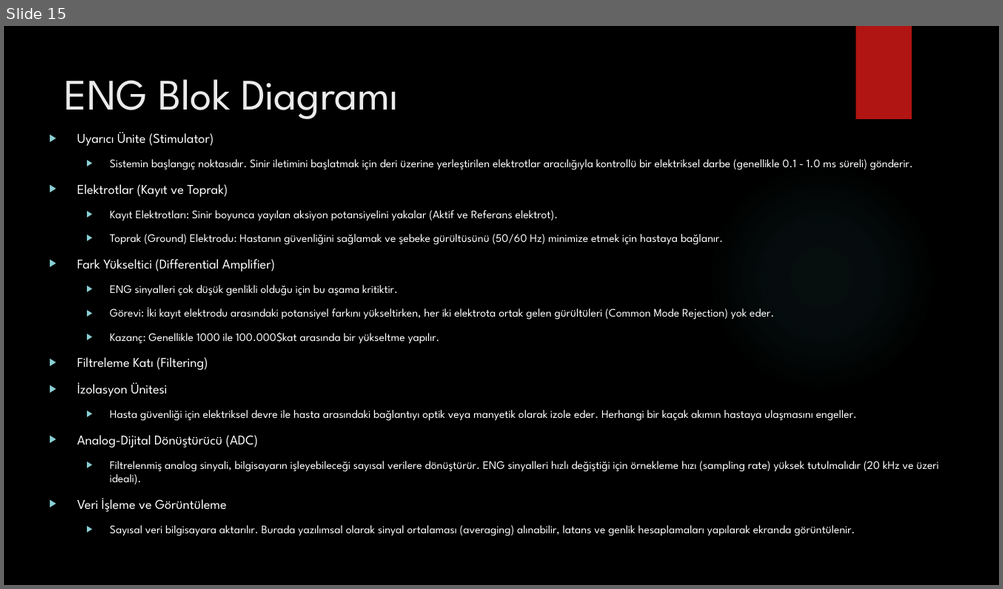
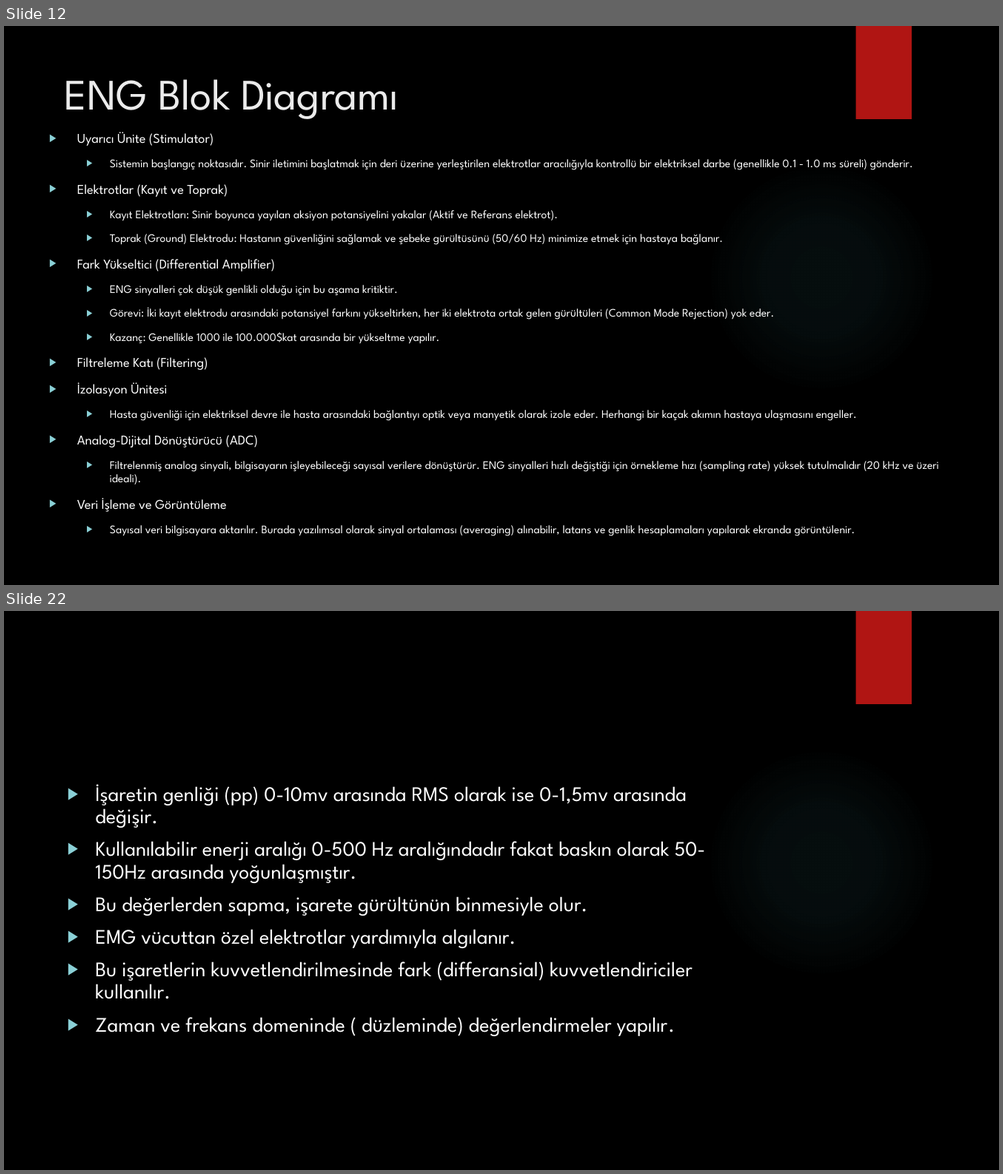
Before and after one commit to karakasmf/Medical-Electronic, a slide deck: elektronörogram.pptx. Shown one above the other, each under a label of ours: slide 15 before the commit, slides 12 and 22 after it; the slides between them are not shown. The pictures are 1003x589 and 1003x1174 pixels, drawn with LibreOffice and Linux fonts; fonts in the diff are those of the drawing; background and template pictures are left out. Boxes give left, top, right and bottom in pixels: in the first picture for what was removed or moved away, otherwise in the second. Text is boxed around its words. In the diff, an @@ line names an element or a change of style, - is before the commit and + after.

```diff
--- a/elektronörogram.pptx
+++ b/elektronörogram.pptx
@@ slide 22 added at [4, 611, 999, 1170], background picture (left out); not listed: 2 template elements that a slide beside it also shows @@
@@ text added at [95, 784, 706, 1037], 20 pt, text #FFFFFF @@
+▶ İşaretin genliği (pp) 0-10mv arasında RMS olarak ise 0-1,5mv arasında değişir.
+▶ Kullanılabilir enerji aralığı 0-500 Hz aralığındadır fakat baskın olarak 50-150Hz arasında yoğunlaşmıştır.
+▶ Bu değerlerden sapma, işarete gürültünün binmesiyle olur.
+▶ EMG vücuttan özel elektrotlar yardımıyla algılanır.
+▶ Bu işaretlerin kuvvetlendirilmesinde fark (differansial) kuvvetlendiriciler kullanılır.
+▶ Zaman ve frekans domeninde ( düzleminde) değerlendirmeler yapılır.
@@ what was slide 15 is now slide 12 @@
```
Also in this commit, not shown: 13 other slides added, 4 slides removed, 1 other file.
